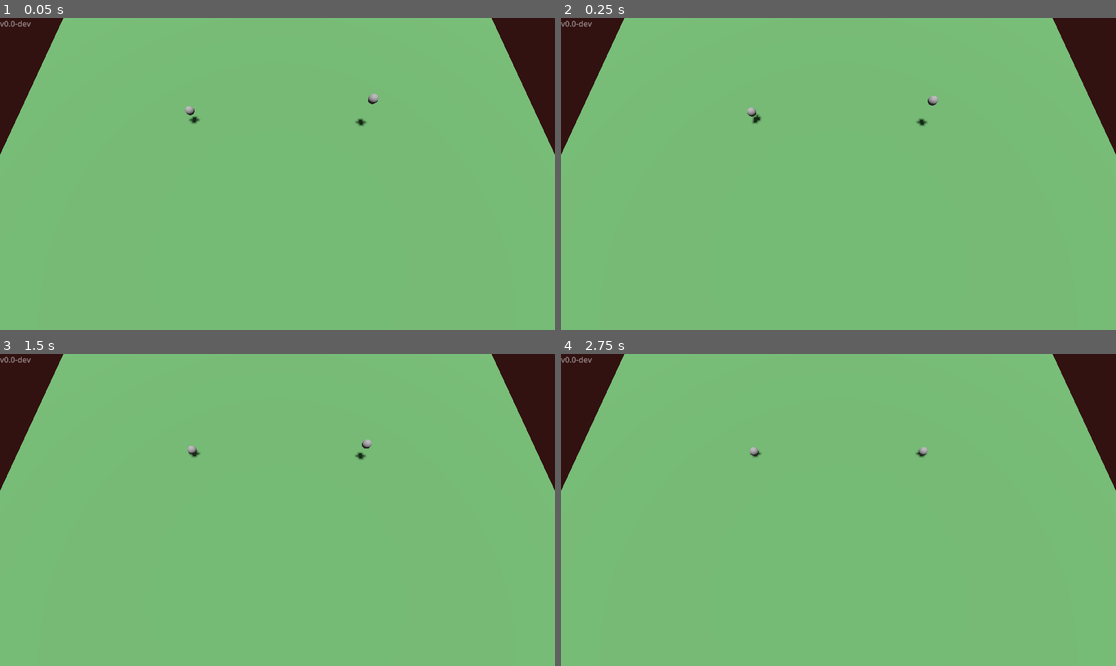
Above: before the commit, frames 1-4 (two rows, left to right).
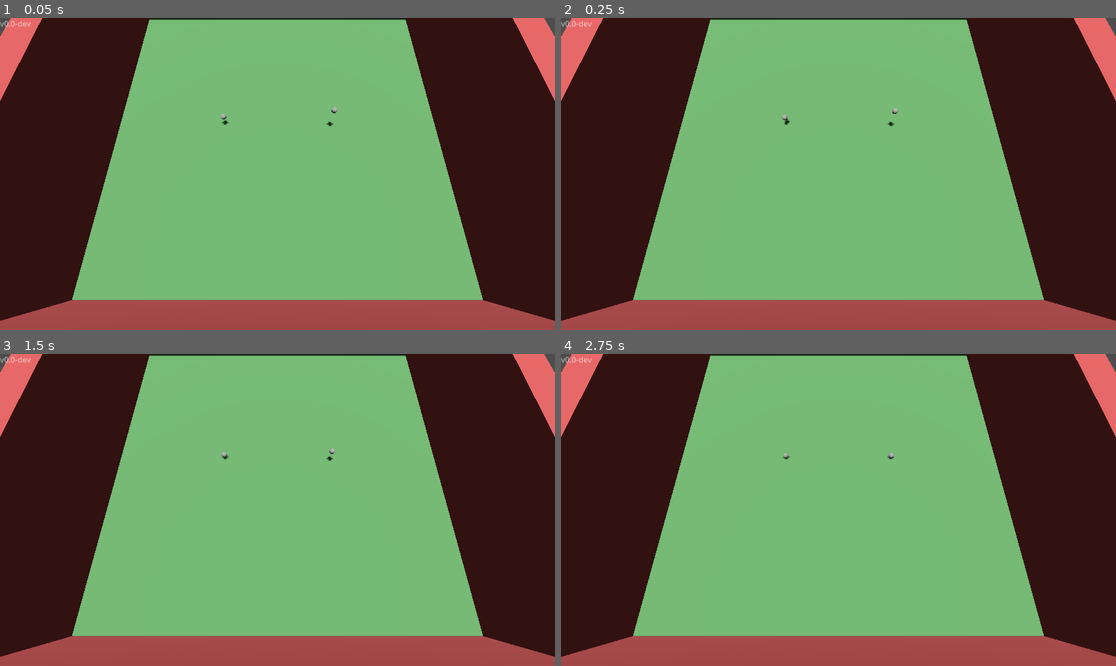
Above: after the commit, the same moments.

Repository: HedgeLizards/ggj24
Game: Godot game, scene res://scenes/main.tscn
The game is run twice, just before and just after one commit, with the same random seed, the same clock (stepped at 60 frames per second) and the same inputs.
Inputs:
- Up to frame 1 (0.05 s): no input
- Up to frame 2 (0.25 s): no input
- Up to frame 3 (1.5 s): no input
- Up to frame 4 (2.75 s): no input

The runs differ from the first frame. In frame 1, 43% of the frame differs, in the area x 0-100%, y 0-100%; in frame 2, 43%; in frame 3, 43%; in frame 4, 43%.

Commit message:
bigger walls and different movement

Diff:
--- a/code/player.gd
+++ b/code/player.gd
@@ -1,11 +1,16 @@
 extends RigidBody3D
 
 @export var player_id: int = 0
-const speed: float = 1000
-
+const speed: float = 100
+const max_speed: float = 100
 
 
 func _integrate_forces(state):
-	var current_speed: float = Vector2(linear_velocity.x, linear_velocity.z).length()
-	var movement: Vector2 = PlayerInput.movement_vector(player_id) * speed / (1 + current_speed)
+	var current_speed := Vector2(linear_velocity.x, linear_velocity.z)
+	var movement: Vector2 = PlayerInput.movement_vector(player_id) * speed
+	if movement.x < 0 && current_speed.x < -max_speed || movement.x > 0 && current_speed.x > max_speed:
+		movement.x = 0
+	if movement.y < 0 && current_speed.y < -max_speed || movement.y > 0 && current_speed.y > max_speed:
+		movement.y = 0
+
 	apply_force(Vector3(movement.x, 0, movement.y))
--- a/scenes/main.tscn
+++ b/scenes/main.tscn
@@ -32,7 +32,7 @@
 script = ExtResource("3_nx0xq")
 
 [node name="Camera3D" type="Camera3D" parent="."]
-transform = Transform3D(1, 0, 0, 0, 0.312335, 0.949972, 0, -0.949972, 0.312335, 0, 21.739, 14.1016)
+transform = Transform3D(1, 0, 0, 0, 0.312335, 0.949972, 0, -0.949972, 0.312335, 0, 34.4088, 21.7871)
 
 [node name="Floor" type="StaticBody3D" parent="."]
 
--- a/scenes/wall.tscn
+++ b/scenes/wall.tscn
@@ -1,14 +1,14 @@
 [gd_scene load_steps=4 format=3 uid="uid://cnv26p3l18vqd"]
 
 [sub_resource type="BoxShape3D" id="BoxShape3D_yv6ym"]
-size = Vector3(64, 16, 1)
+size = Vector3(64, 32, 4)
 
 [sub_resource type="StandardMaterial3D" id="StandardMaterial3D_m6i87"]
 albedo_color = Color(0.690196, 0.309804, 0.309804, 1)
 
 [sub_resource type="BoxMesh" id="BoxMesh_xn01f"]
 material = SubResource("StandardMaterial3D_m6i87")
-size = Vector3(64, 16, 1)
+size = Vector3(64, 32, 4)
 
 [node name="Wall" type="StaticBody3D"]
 transform = Transform3D(1, 0, 0, 0, 1, 0, 0, 0, 1, 0, 0, 32)
